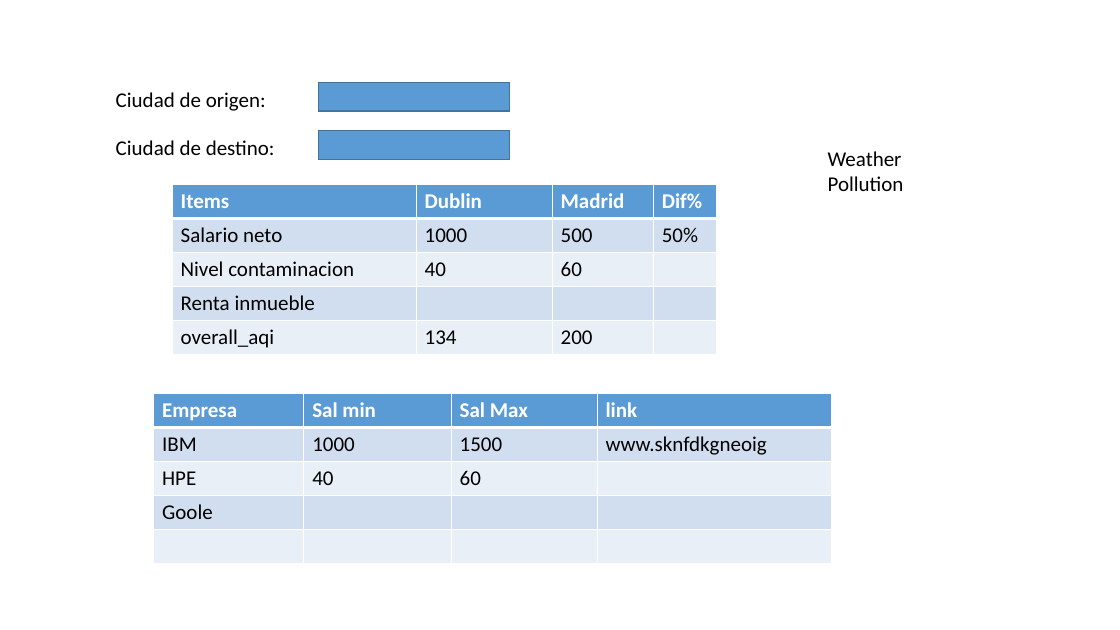
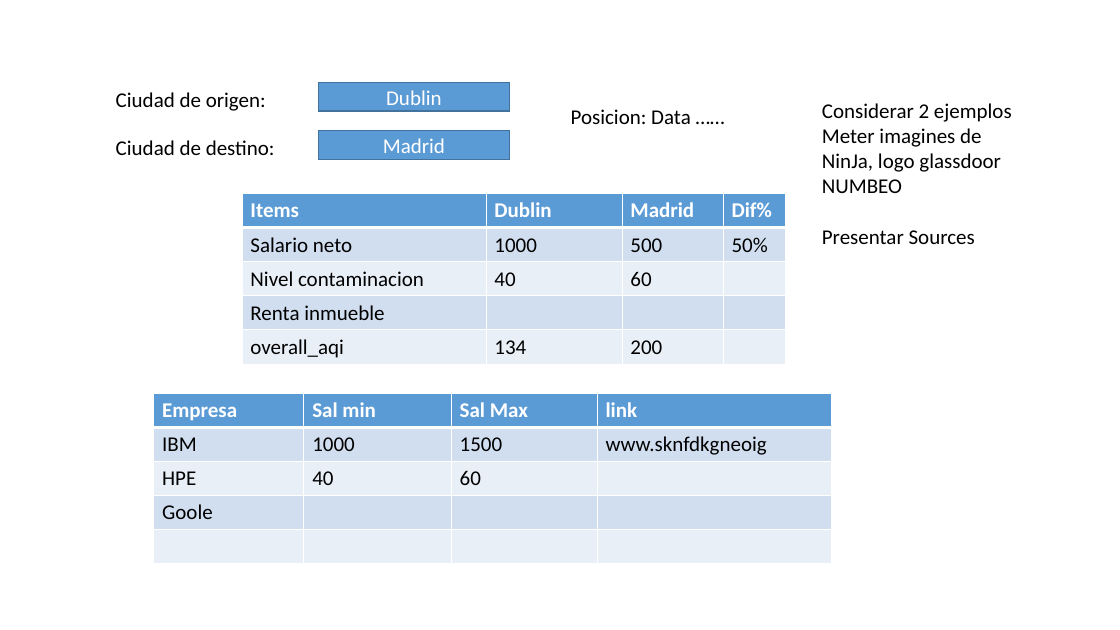
Before and after one commit to ta-data-pt-rmt/project-webscraping-apis, a slide deck: slide 1 of your-project/product_draft.pptx. Drawn at 1120x630 pixels with LibreOffice and Linux fonts; fonts in the diff are those of the drawing. Boxes give left, top, right and bottom in pixels: in the first picture for what was removed or moved away, otherwise in the second. Text is boxed around its words. In the diff, an @@ line names an element or a change of style, - is before the commit and + after.

```diff
--- a/your-project/product_draft.pptx
+++ b/your-project/product_draft.pptx
@@ text in rectangle at box(386, 90, 442, 111): text added @@
+Dublin
@@ text added at box(571, 109, 691, 124), 18 pt, text #000000 @@
+Posicion: Data ……
@@ text added at box(822, 103, 1012, 244), 18 pt, text #000000 @@
+Considerar 2 ejemplos
+Meter imagines de NinJa, logo glassdoor
+NUMBEO
+Presentar Sources
@@ text in rectangle at box(383, 138, 445, 153): text added @@
+Madrid
@@ text removed at box(828, 151, 904, 191) @@
-Weather
-Pollution
@@ table: place and size @@
-table at box(172, 184, 717, 355)
+table at box(242, 194, 786, 365)
```
Also in this commit, not shown: 1 slide added, 23 other files.
